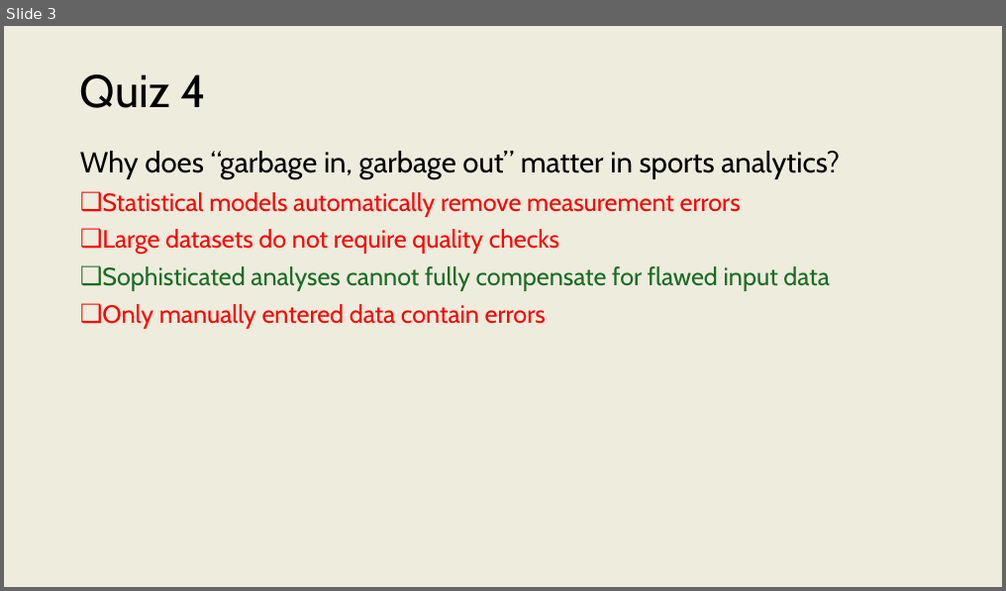
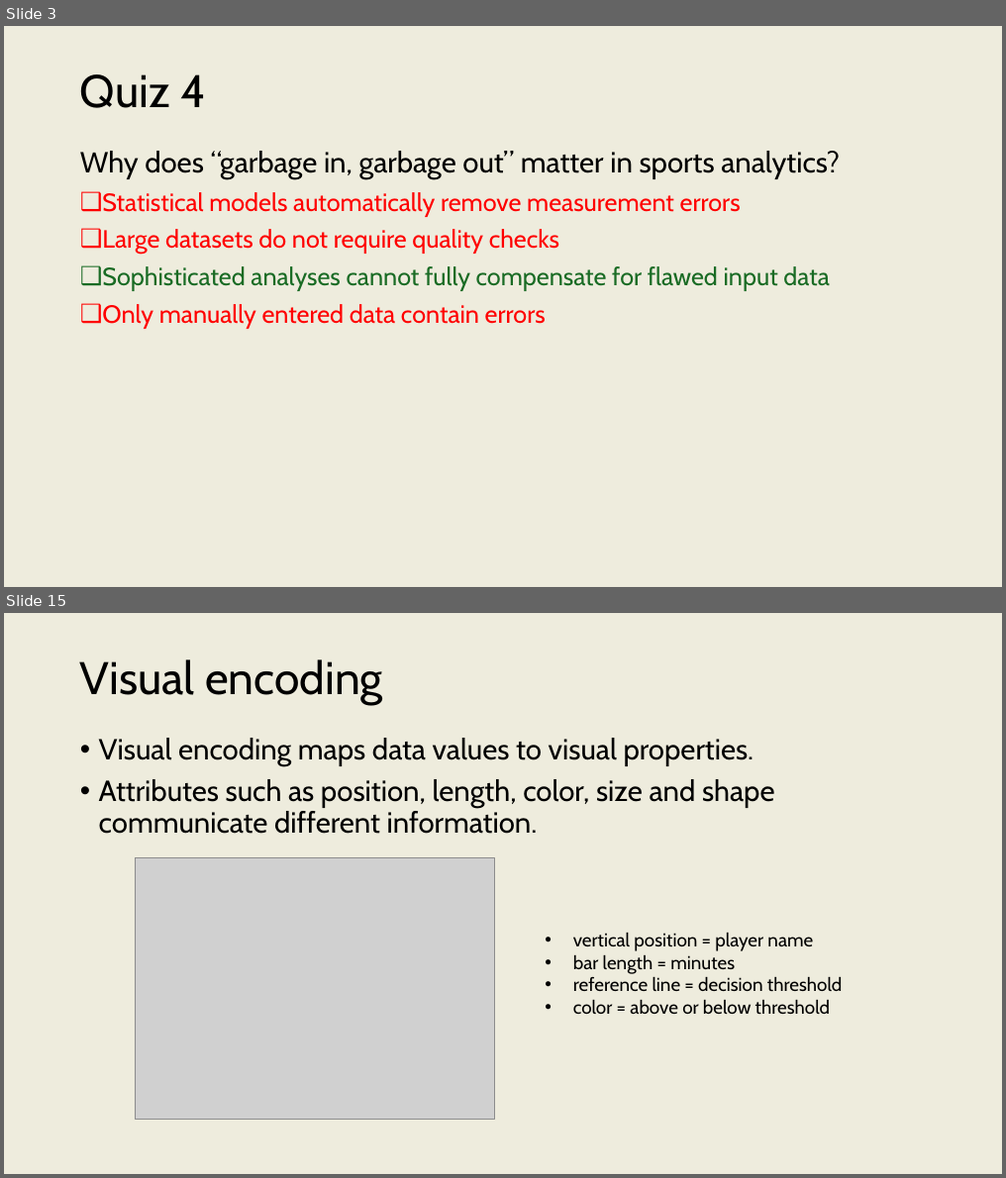
Before and after one commit to onishisaryu/HES-3000-Sports-Data-Analytics, a slide deck: pptx/Lecture7.pptx. Shown one above the other, each under a label of ours: slide 3 before the commit, slides 3 and 15 after it; the slides between them are not shown. The pictures are 1006x591 and 1006x1178 pixels, drawn with LibreOffice and Linux fonts; fonts in the diff are those of the drawing; grey boxes stand for pictures. Boxes give left, top, right and bottom in pixels: in the first picture for what was removed or moved away, otherwise in the second. Text is boxed around its words. In the diff, an @@ line names an element or a change of style, - is before the commit and + after.

```diff
--- a/pptx/Lecture7.pptx
+++ b/pptx/Lecture7.pptx
@@ slide 15 added at box(4, 613, 1002, 1174), background #EEECDD @@
@@ title added at box(80, 660, 383, 705), 44 pt, text #000000 @@
+Visual encoding
@@ text added at box(99, 738, 775, 834), 28 pt, text #000000 @@
+• Visual encoding maps data values to visual properties.
+• Attributes such as position, length, color, size and shape communicate different information.
@@ picture added at box(135, 858, 495, 1120) @@
@@ text added at box(573, 932, 842, 1015), 18 pt, text #000000 @@
+• vertical position = player name
+• bar length = minutes
+• reference line = decision threshold
+• color = above or below threshold
```
Also in this commit, not shown: 2 slides changed, 28 other slides added, 1 slide removed.
